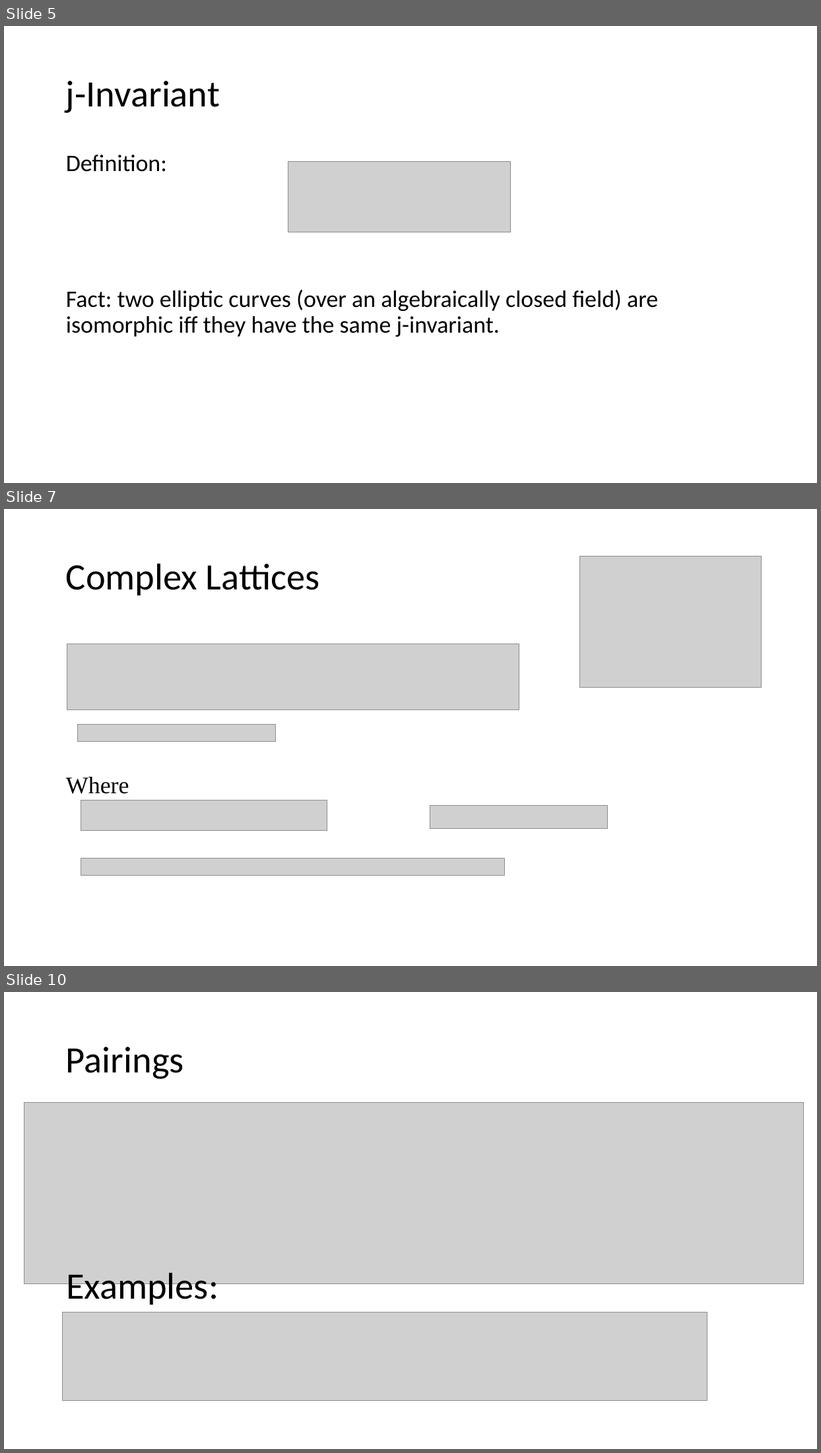
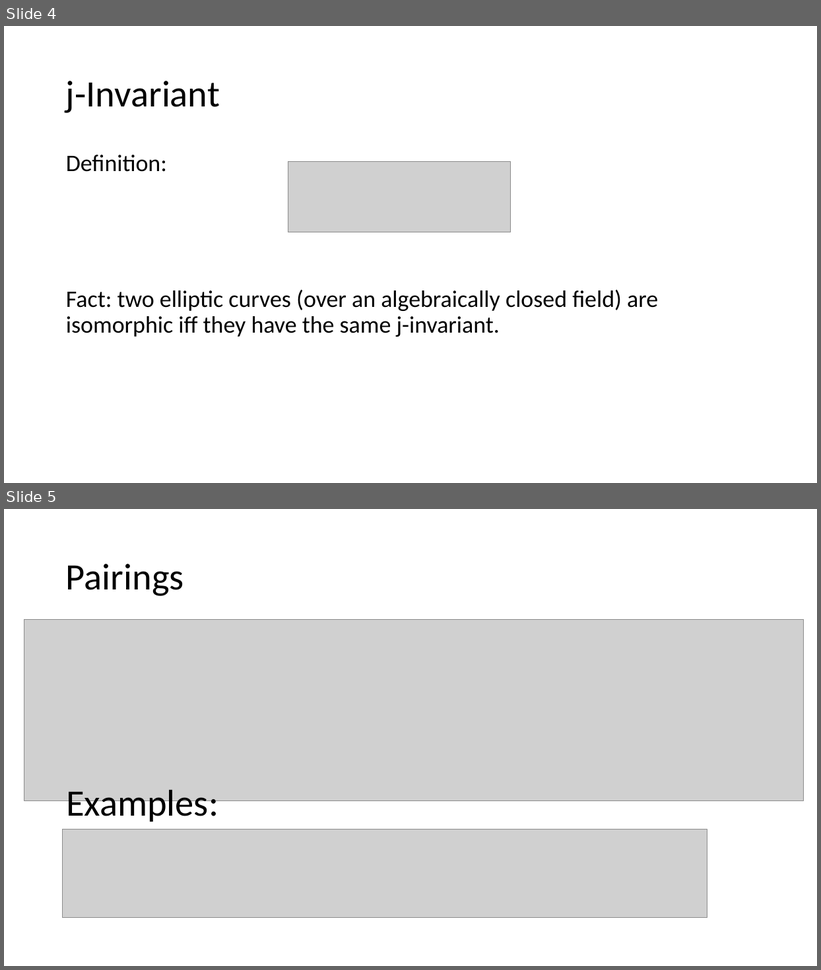
Before and after one commit to Srizzle/CS276-Project-Writeup, a slide deck: Presentation.ppt.pptx. Shown one above the other, each under a label of ours: slides 5, 7 and 10 before the commit, slides 4 and 5 after it; the slides between them are not shown. The pictures are 821x1453 and 821x970 pixels, drawn with LibreOffice and Linux fonts; fonts in the diff are those of the drawing; grey boxes stand for pictures. Boxes give left, top, right and bottom in pixels: in the first picture for what was removed or moved away, otherwise in the second. Text is boxed around its words. In the diff, an @@ line names an element or a change of style, - is before the commit and + after.

```diff
--- a/Presentation.ppt.pptx
+++ b/Presentation.ppt.pptx
@@ slide 7 removed at <box>4,509,817,966</box>, background #FFFFFF @@
@@ title removed at <box>66,563,320,595</box> @@
-Complex Lattices
@@ picture removed at <box>580,556,761,688</box> @@
@@ picture removed at <box>67,644,519,710</box> @@
@@ picture removed at <box>78,724,275,741</box> @@
@@ text removed at <box>66,777,129,794</box> @@
-Where
@@ picture removed at <box>81,801,327,831</box> @@
@@ picture removed at <box>430,806,608,829</box> @@
@@ picture removed at <box>81,859,506,875</box> @@
@@ what was slide 5 is now slide 4 @@
@@ what was slide 10 is now slide 5 @@
```
Also in this commit, not shown: 1 slide changed, 3 slides added, 5 other slides removed, 8 other files.
